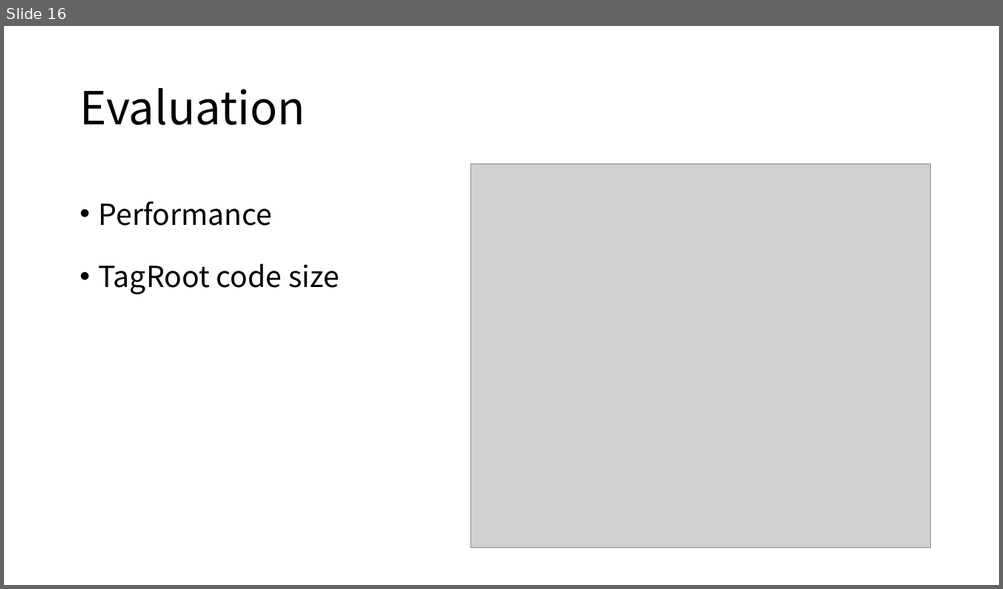
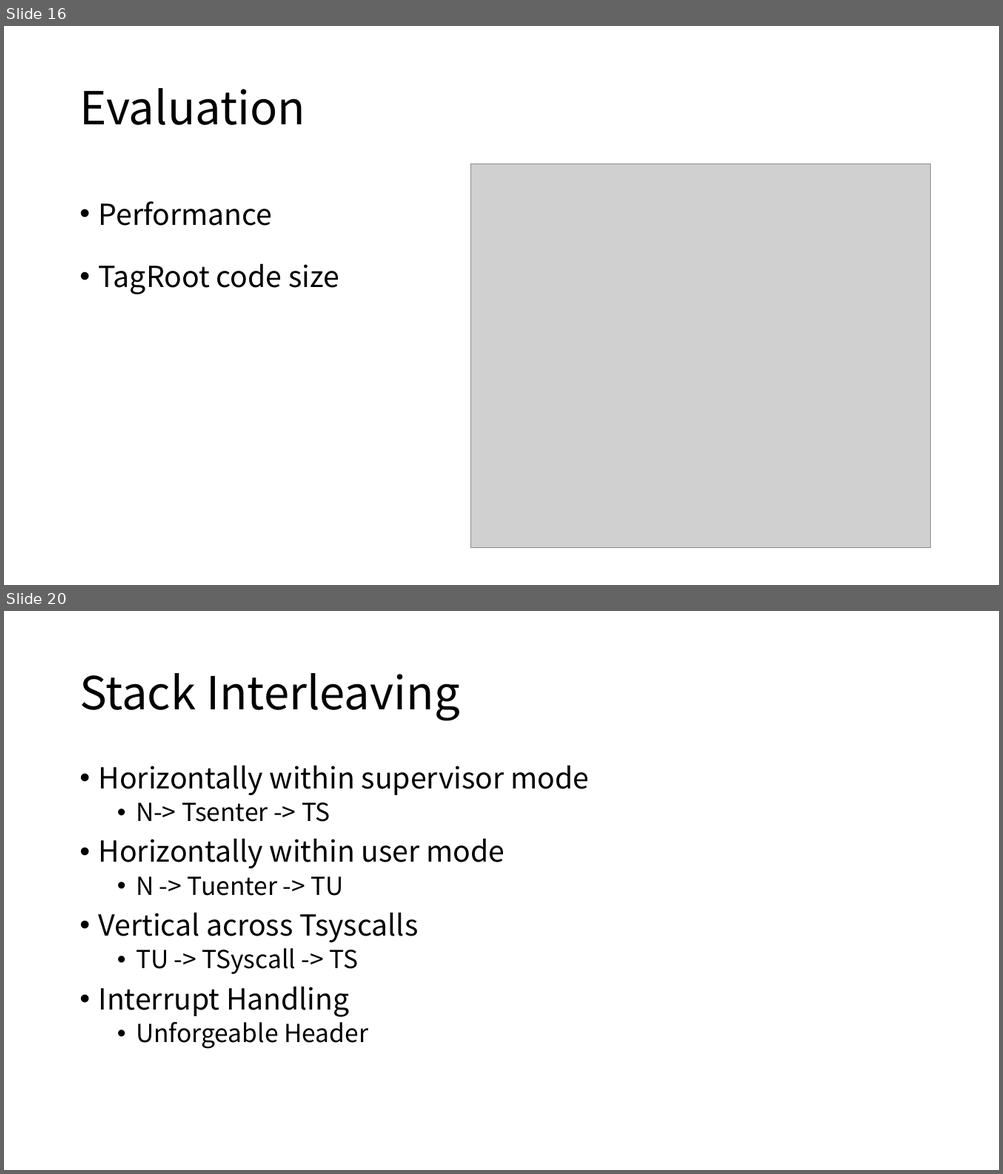
Before and after one commit to Bemfool/SUNFLOWER, a slide deck: ppt(合).pptx. Shown one above the other, each under a label of ours: slide 16 before the commit, slides 16 and 20 after it; the slides between them are not shown. The pictures are 1003x589 and 1003x1174 pixels, drawn with LibreOffice and Linux fonts; fonts in the diff are those of the drawing; grey boxes stand for pictures. Boxes give left, top, right and bottom in pixels: in the first picture for what was removed or moved away, otherwise in the second. Text is boxed around its words. In the diff, an @@ line names an element or a change of style, - is before the commit and + after.

```diff
--- a/ppt(合).pptx
+++ b/ppt(合).pptx
@@ slide 20 added at [4, 611, 999, 1170], background #FFFFFF @@
@@ title added at [79, 673, 460, 721], 44 pt, text #000000 @@
+Stack Interleaving
@@ text added at [99, 765, 589, 1049], 28 pt, text #000000 @@
+• Horizontally within supervisor mode
+  • N-> Tsenter -> TS
+• Horizontally within user mode
+  • N -> Tuenter -> TU
+• Vertical across Tsyscalls
+  • TU -> TSyscall -> TS
+• Interrupt Handling
+  • Unforgeable Header
```
Also in this commit, not shown: 4 other slides added.
